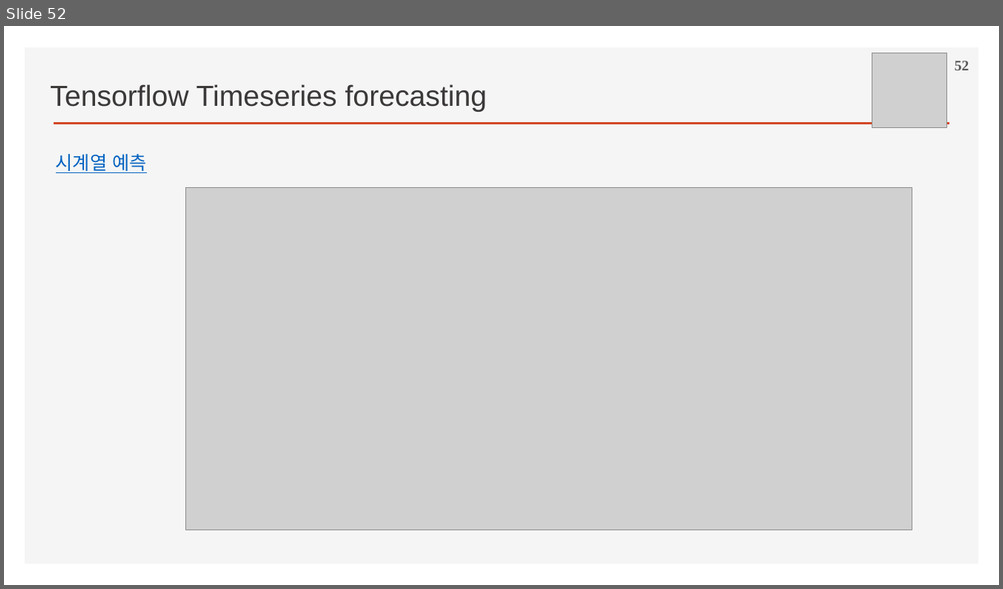
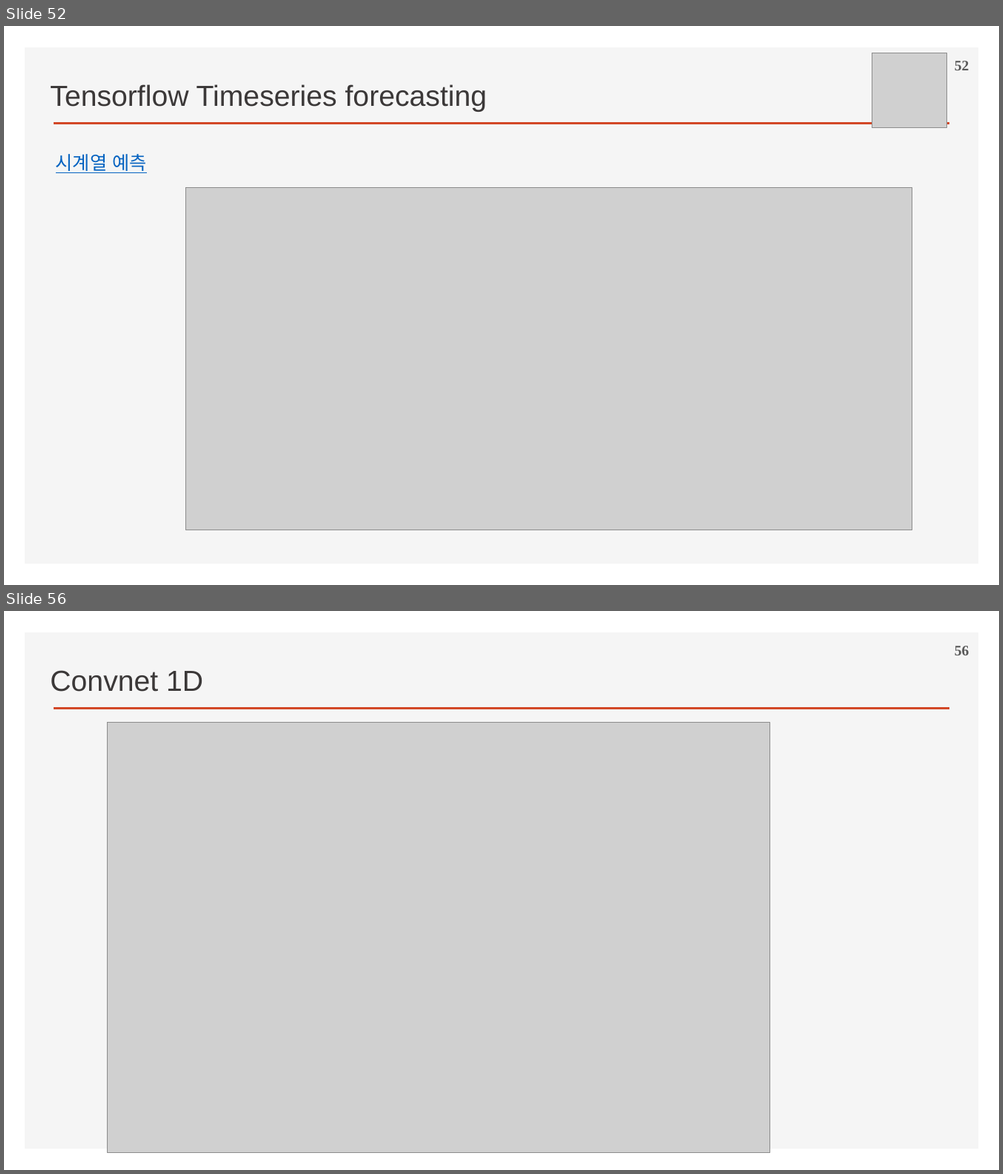
Before and after one commit to ancestor9/2026_Fall_Deep-Learning-with-Python, a slide deck: Chapter 13 Timeseries forecasting.pptx. Shown one above the other, each under a label of ours: slide 52 before the commit, slides 52 and 56 after it; the slides between them are not shown. The pictures are 1003x589 and 1003x1174 pixels, drawn with LibreOffice and Linux fonts; fonts in the diff are those of the drawing; grey boxes stand for pictures; background and template pictures are left out. Boxes give left, top, right and bottom in pixels: in the first picture for what was removed or moved away, otherwise in the second. Text is boxed around its words. In the diff, an @@ line names an element or a change of style, - is before the commit and + after.

```diff
--- a/Chapter 13 Timeseries forecasting.pptx
+++ b/Chapter 13 Timeseries forecasting.pptx
@@ slide 56 added at (4,611,999,1170), background #FFFFFF; not listed: 2 template elements that a slide beside it also shows @@
@@ page number added at (954,646,969,655), 14 pt, text #595959, bold @@
+56
@@ text added at (50,670,203,692), 28 pt, text #3B3838 @@
+Convnet 1D
@@ picture added at (108,723,770,1153) @@
```
Also in this commit, not shown: 4 other slides added, 1 other file.
